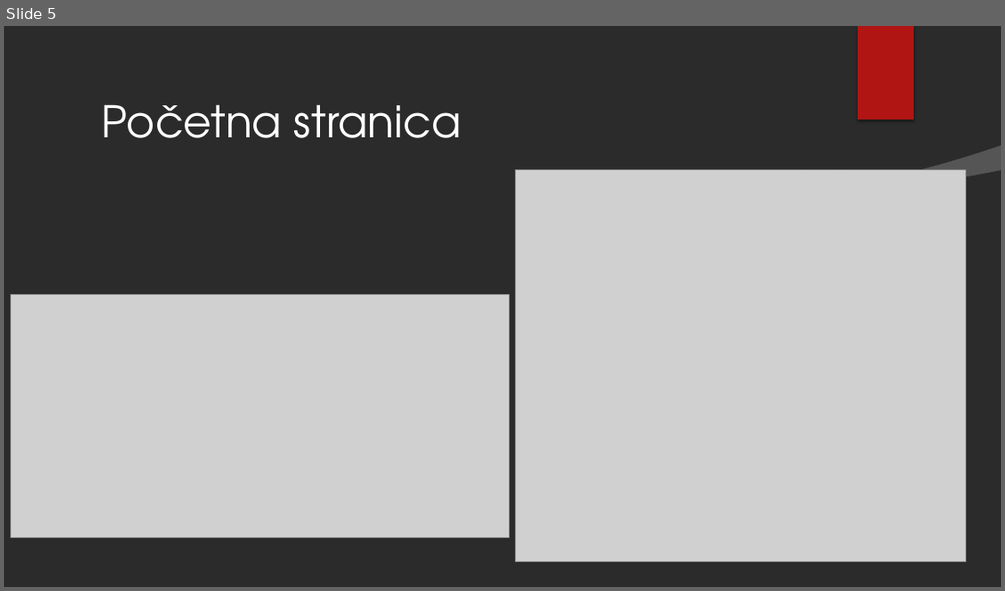
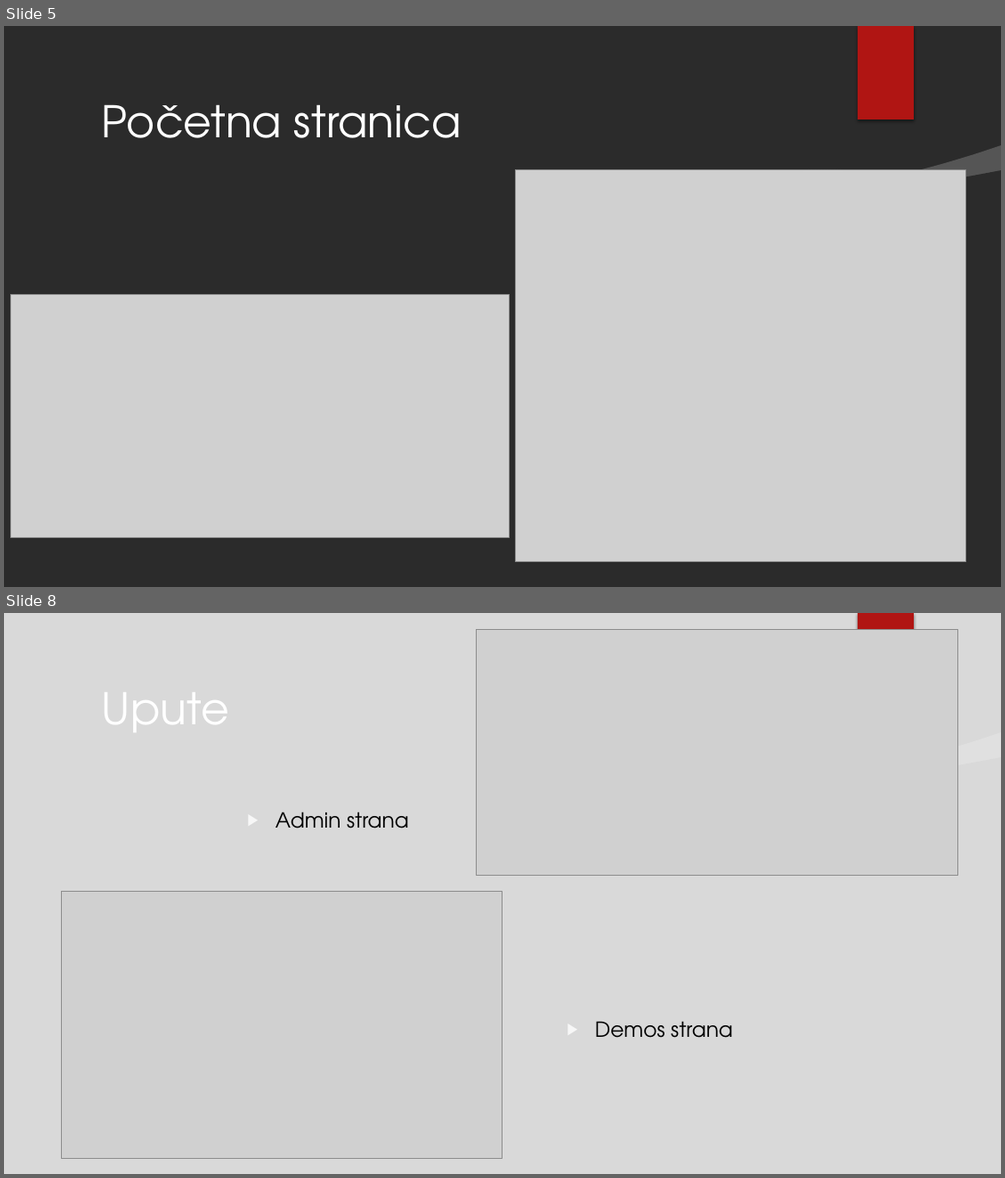
Before and after one commit to NikolaKasnar/Aplikacija-za-demose, a slide deck: Aplikacija za organizaciju demosa za računarske praktikume te.pptx. Shown one above the other, each under a label of ours: slide 5 before the commit, slides 5 and 8 after it; the slides between them are not shown. The pictures are 1005x591 and 1005x1178 pixels, drawn with LibreOffice and Linux fonts; fonts in the diff are those of the drawing; grey boxes stand for pictures; background and template pictures are left out; a plain dark background stands for a picture behind light text. Boxes give left, top, right and bottom in pixels: in the first picture for what was removed or moved away, otherwise in the second. Text is boxed around its words. In the diff, an @@ line names an element or a change of style, - is before the commit and + after.

```diff
--- a/Aplikacija za organizaciju demosa za računarske praktikume te.pptx
+++ b/Aplikacija za organizaciju demosa za računarske praktikume te.pptx
@@ slide 8 added at (4,613,1001,1174), background picture (left out); not listed: 1 template element that a slide beside it also shows @@
@@ picture added at (477,630,958,876) @@
@@ rectangle added at (858,613,914,706), fill #B01513 @@
@@ title added at (102,672,229,747), 42 pt, text #FFFFFF @@
+Upute
@@ freeform shape added at (718,732,1001,800), fill #FFFFFF at 20% opacity @@
@@ freeform shape added at (4,757,1001,1174), fill #D9D9D9 @@
@@ text added at (275,811,409,828), 20 pt, text #000000 @@
+▶ Admin strana
@@ picture added at (62,892,502,1159) @@
@@ text added at (595,1021,733,1038), 20 pt, text #000000 @@
+▶ Demos strana
```
Also in this commit, not shown: 8 slides changed, 6 other slides added, 3 slides removed.
